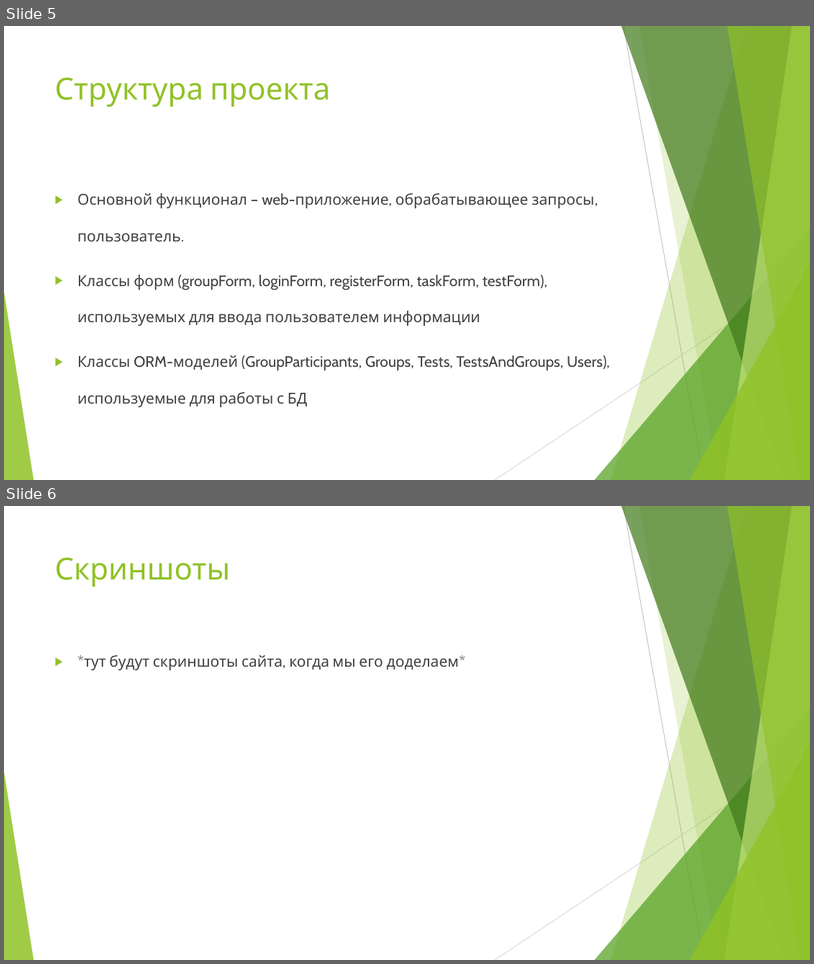
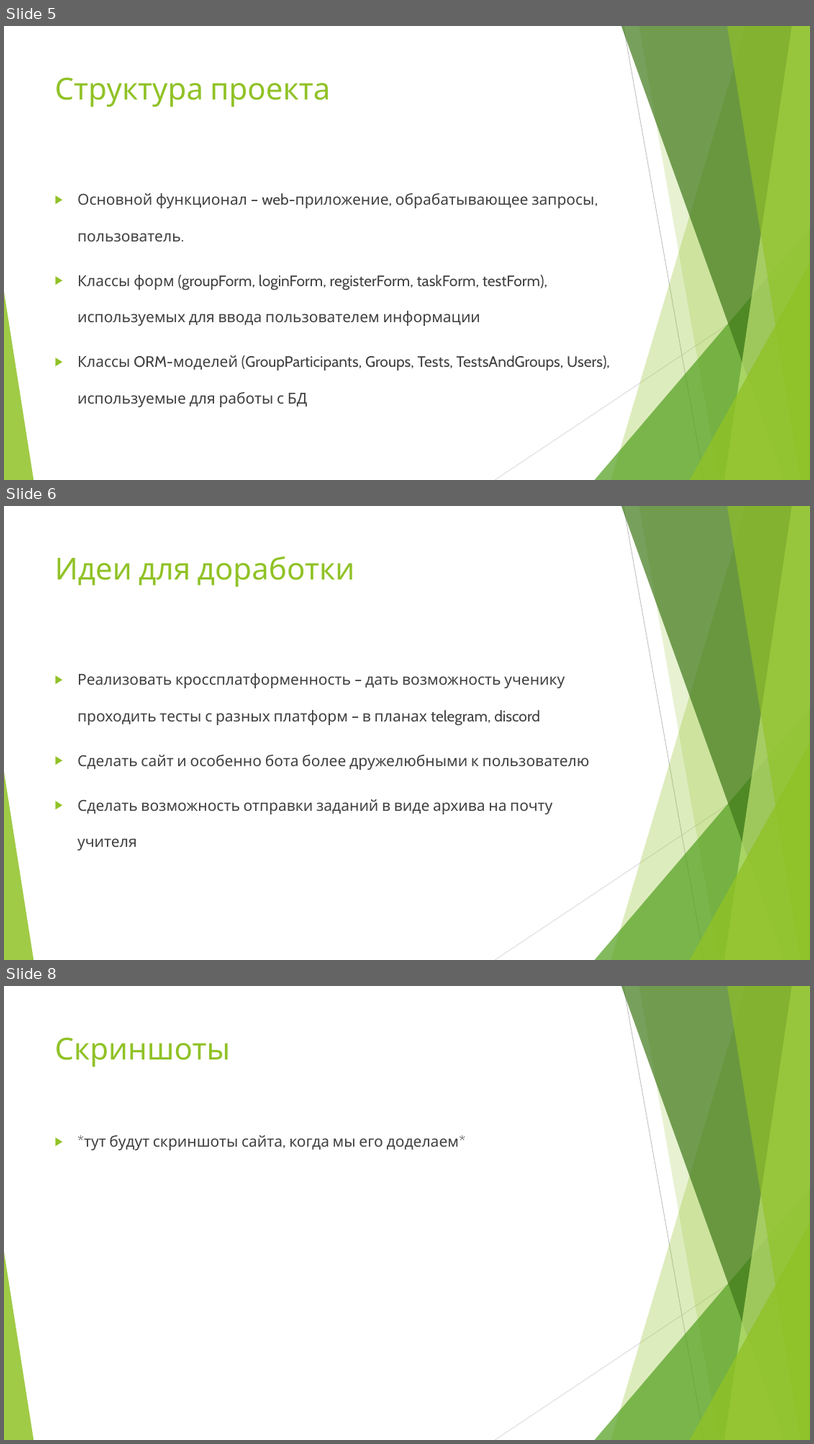
Before and after one commit to Evgeny-Vanichev/bot_tester, a slide deck: презентация.pptx. Shown one above the other, each under a label of ours: slides 5 and 6 before the commit, slides 5, 6 and 8 after it; the slides between them are not shown. The pictures are 814x964 and 814x1444 pixels, drawn with LibreOffice and Linux fonts; fonts in the diff are those of the drawing. Boxes give left, top, right and bottom in pixels: in the first picture for what was removed or moved away, otherwise in the second. Text is boxed around its words. In the diff, an @@ line names an element or a change of style, - is before the commit and + after.

```diff
--- a/презентация.pptx
+++ b/презентация.pptx
@@ slide 6 added at (4, 506, 810, 960), background #FFFFFF; not listed: 10 template elements that a slide beside it also shows @@
@@ title added at (55, 556, 355, 587), 36 pt, text #90C226 @@
+Идеи для доработки
@@ text added at (77, 673, 590, 850), 18 pt, text #404040 @@
+▶ Реализовать кроссплатформенность – дать возможность ученику проходить тесты с разных платформ – в планах telegram, discord
+▶ Сделать сайт и особенно бота более дружелюбными к пользователю
+▶ Сделать возможность отправки заданий в виде архива на почту учителя
@@ what was slide 6 is now slide 8 @@
```
Also in this commit, not shown: 1 other slide added.
